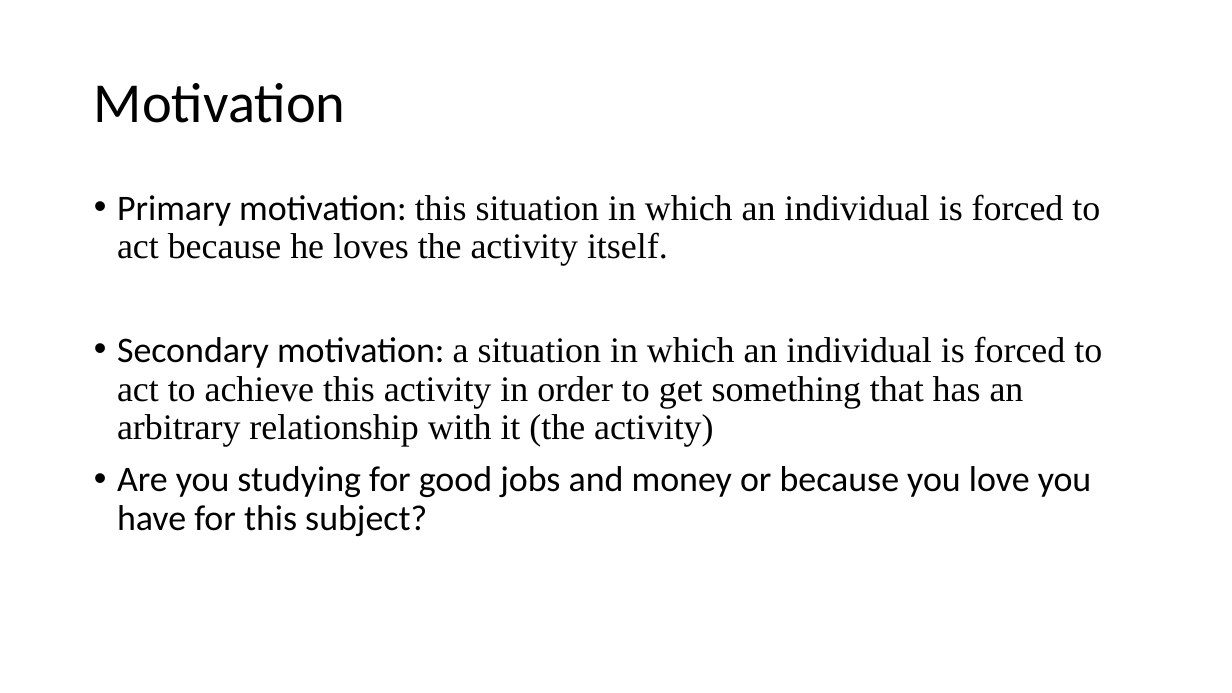
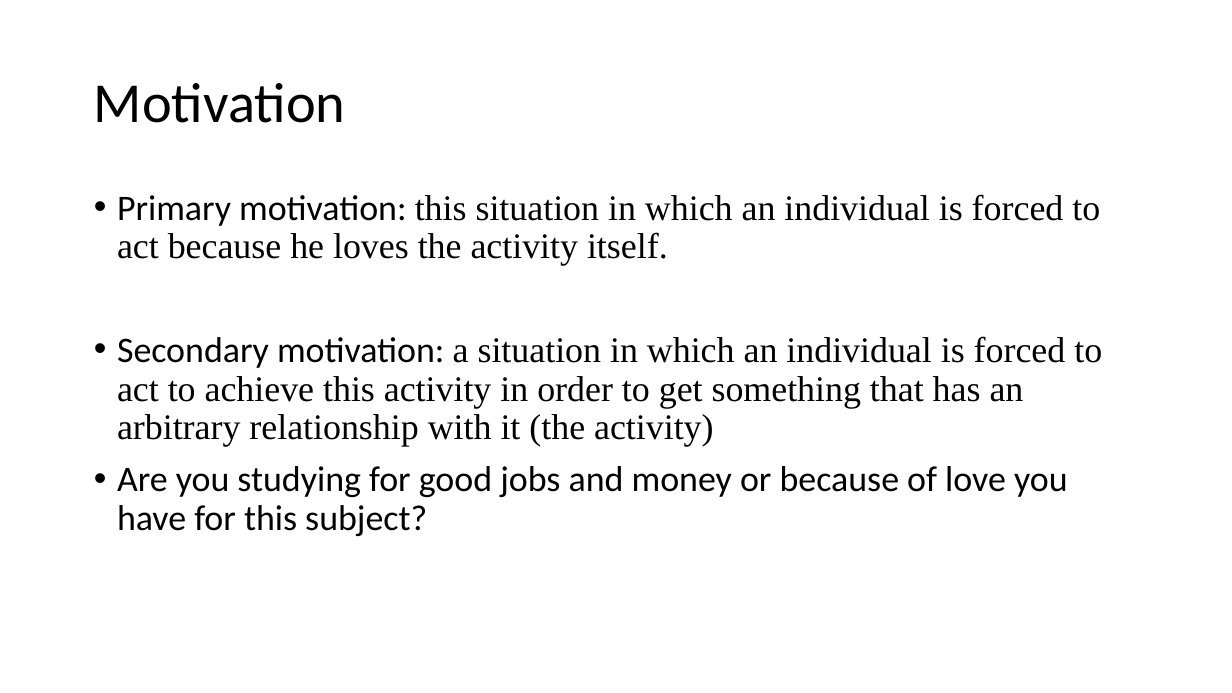
Before and after one commit to mutanganajoseph/Documents, a slide deck: slide 15 of auca/sem-2/study-research-edrom-8113/Study methods presentation.odp. Drawn at 1232x693 pixels with LibreOffice and Linux fonts; fonts in the diff are those of the drawing. Boxes give left, top, right and bottom in pixels: in the first picture for what was removed or moved away, otherwise in the second. Text is boxed around its words. In the diff, an @@ line names an element or a change of style, - is before the commit and + after.

```diff
--- a/auca/sem-2/study-research-edrom-8113/Study methods presentation.odp
+++ b/auca/sem-2/study-research-edrom-8113/Study methods presentation.odp
@@ text at (117,466,1068,536): text changed @@
-• Are you studying for good jobs and money or because you love you have for this subject?
+• Are you studying for good jobs and money or because of love you have for this subject?
```
Also in this commit, not shown: 3 other slides changed, 6 other files.
